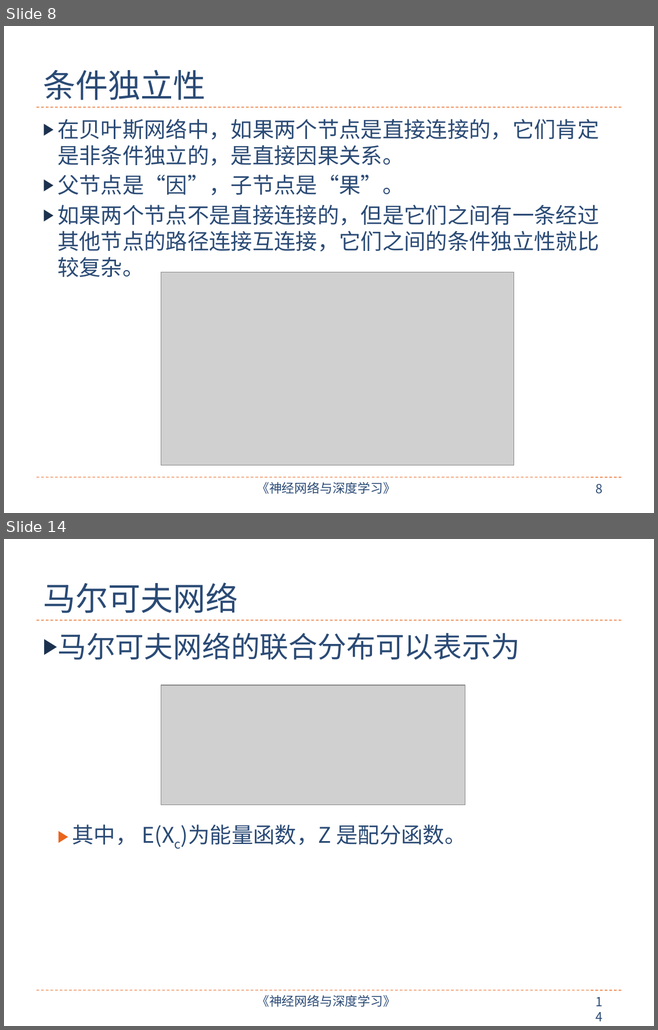
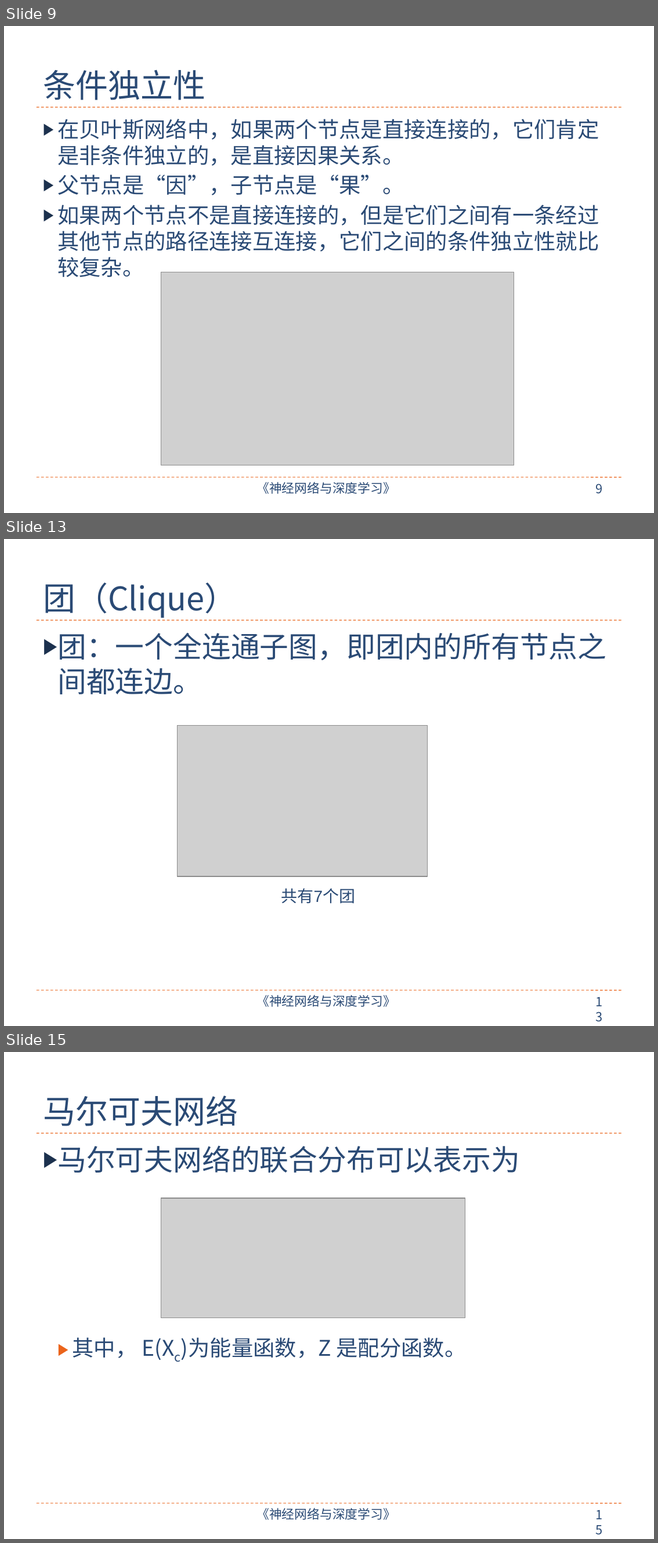
Before and after one commit to nndl/nndl.github.io, a slide deck: ppt/chap-概率图模型.pptx. Shown one above the other, each under a label of ours: slides 8 and 14 before the commit, slides 9, 13 and 15 after it; the slides between them are not shown. The pictures are 658x1030 and 658x1543 pixels, drawn with LibreOffice and Linux fonts; fonts in the diff are those of the drawing; grey boxes stand for pictures. Boxes give left, top, right and bottom in pixels: in the first picture for what was removed or moved away, otherwise in the second. Text is boxed around its words. In the diff, an @@ line names an element or a change of style, - is before the commit and + after.

```diff
--- a/ppt/chap-概率图模型.pptx
+++ b/ppt/chap-概率图模型.pptx
@@ slide 13 added at (x1=4, y1=539, x2=654, y2=1026), background #FFFFFF; not listed: 4 template elements that a slide beside it also shows @@
@@ title added at (x1=43, y1=583, x2=237, y2=618), 36 pt, text #2A4A75 @@
+团（Clique）
@@ text added at (x1=57, y1=633, x2=606, y2=694), 32 pt, text #2A4A75 @@
+▶ 团：一个全连通子图，即团内的所有节点之间都连边。
@@ picture added at (x1=177, y1=725, x2=427, y2=877) @@
@@ text added at (x1=281, y1=888, x2=355, y2=904), 18 pt, text #2A4A75 @@
+共有7个团
@@ what was slide 8 is now slide 9 @@
@@ page number at (x1=595, y1=484, x2=602, y2=494): text changed @@
-8
+9
@@ what was slide 14 is now slide 15 @@
@@ page number at (x1=589, y1=1504, x2=615, y2=1526): text changed @@
-14
+15
```
Also in this commit, not shown: 8 slides changed, 12 other slides added, 4 slides removed, 3 other files.
